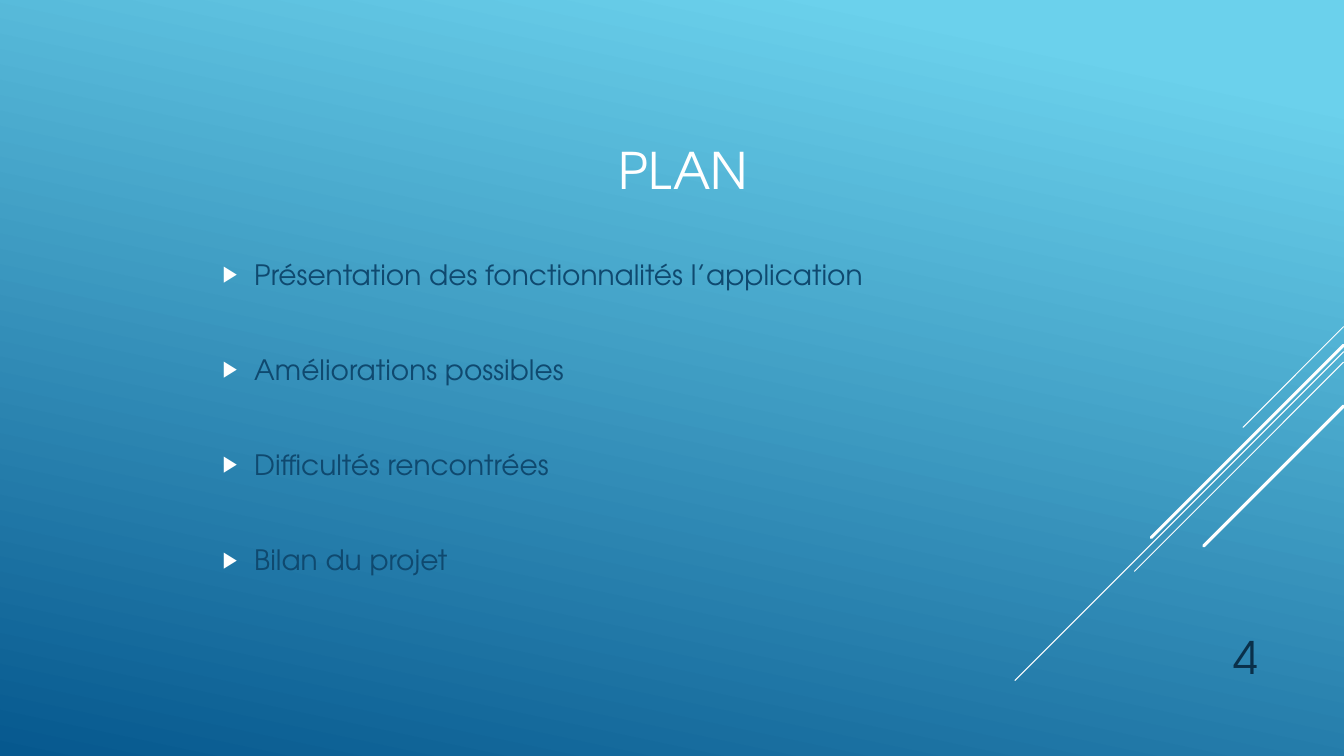
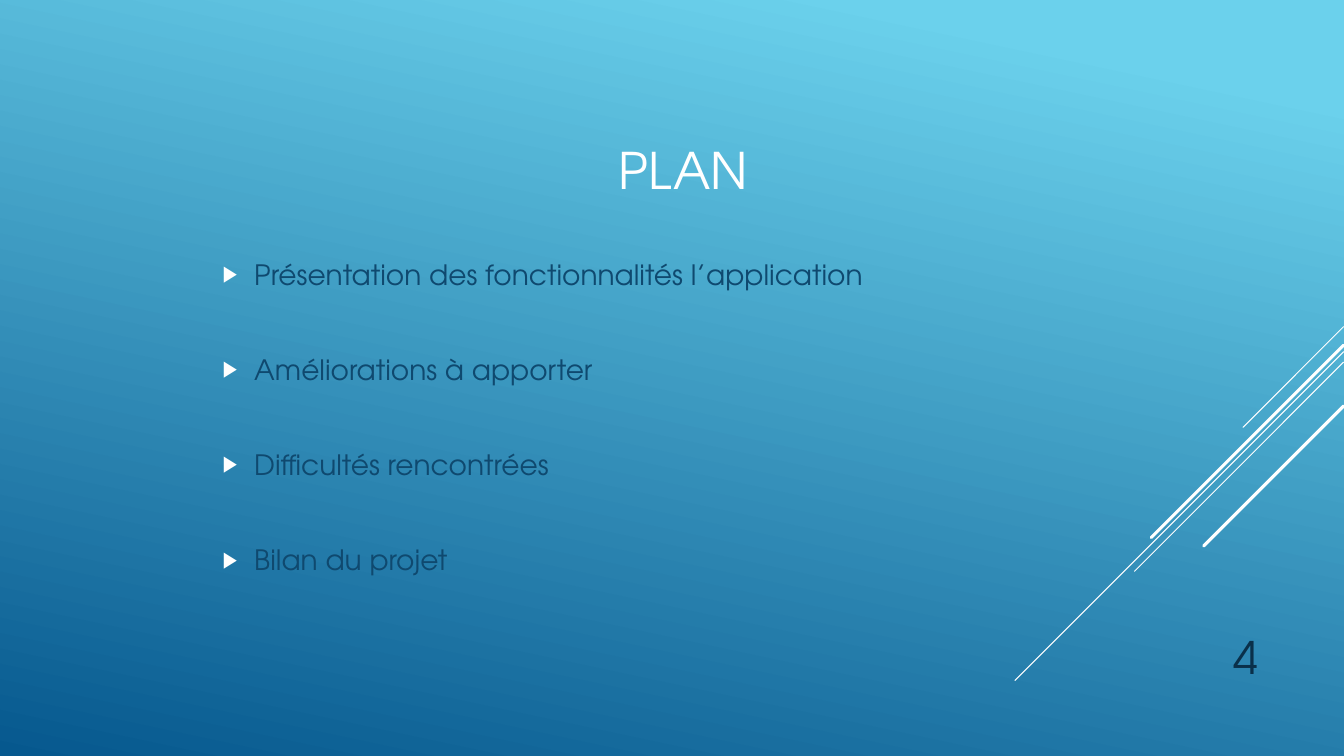
Before and after one commit to abarny/PTDawinSujet13, a slide deck: slide 4 of TeamShare.pptx. Drawn at 1344x756 pixels with LibreOffice and Linux fonts; fonts in the diff are those of the drawing. Boxes give left, top, right and bottom in pixels: in the first picture for what was removed or moved away, otherwise in the second. Text is boxed around its words. In the diff, an @@ line names an element or a change of style, - is before the commit and + after.

```diff
--- a/TeamShare.pptx
+++ b/TeamShare.pptx
@@ text at (254,359,593,385): text changed @@
-▶ Améliorations possibles
+▶ Améliorations à apporter
```
Also in this commit, not shown: 5 other slides changed, 1 slide added, 2 other files.
